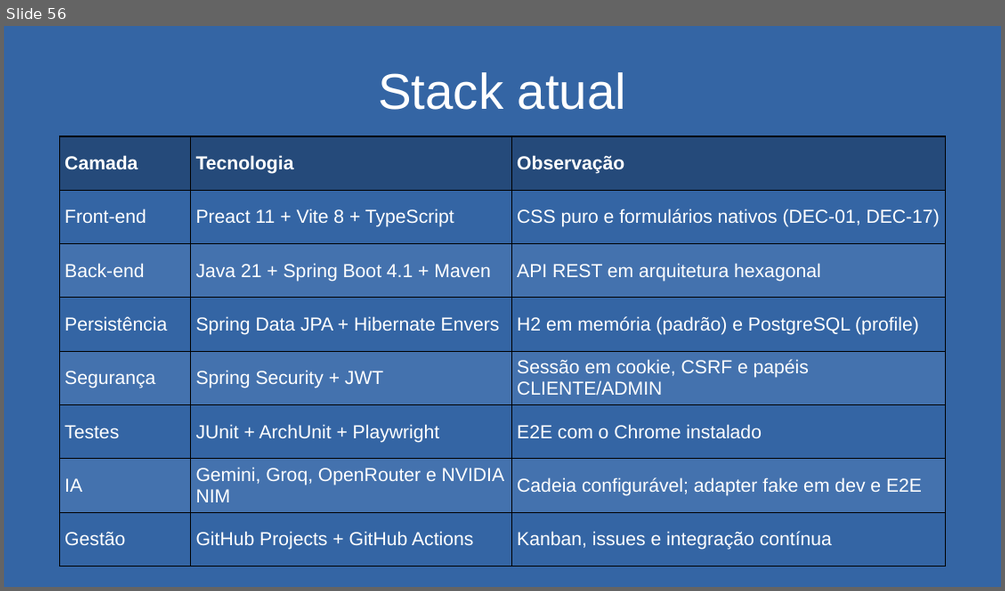
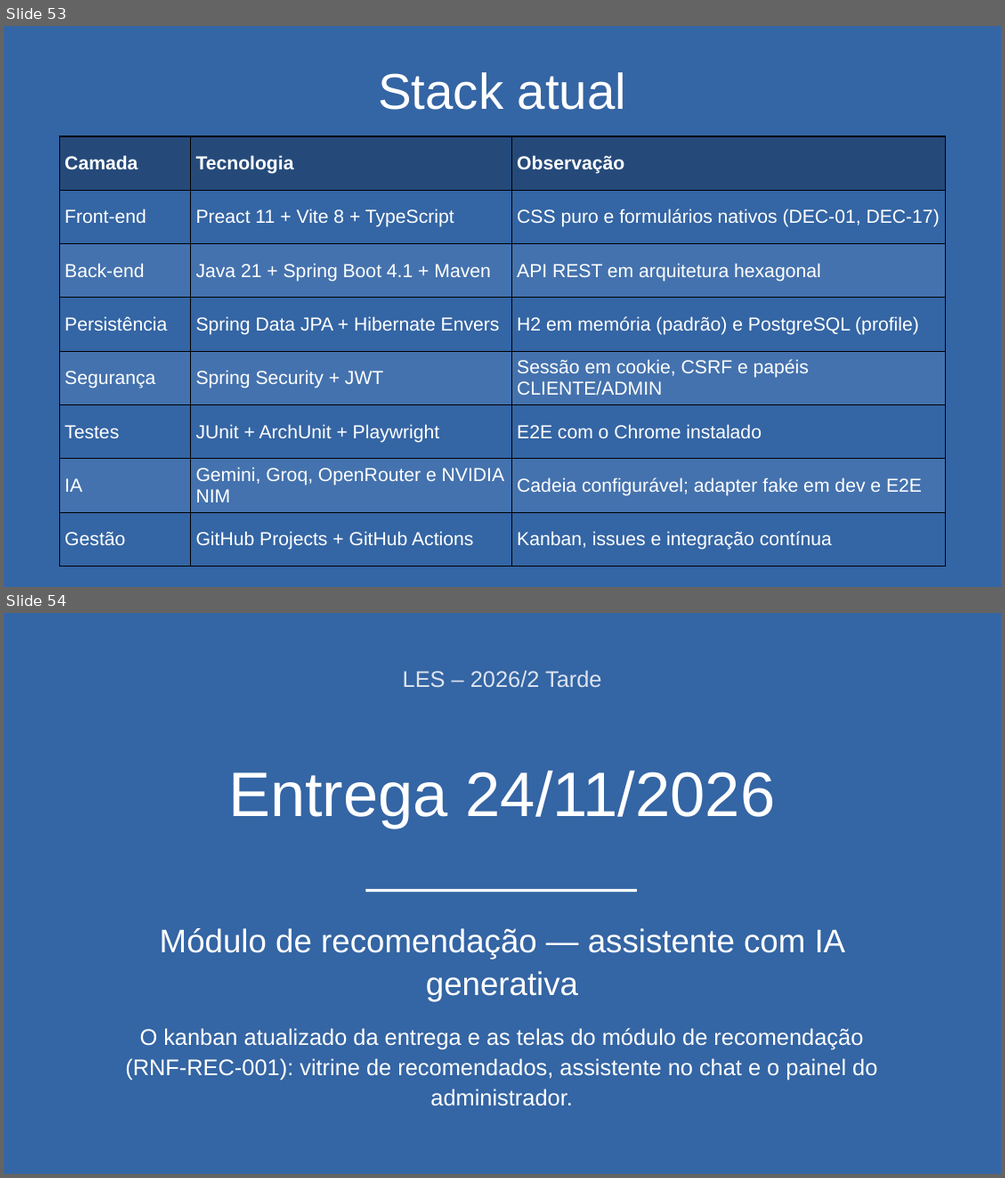
Before and after one commit to matheuskkg/les, a slide deck: docs/entregas/pptxs/24-11/24-11.pptx. Shown one above the other, each under a label of ours: slide 56 before the commit, slides 53 and 54 after it. The pictures are 1005x591 and 1005x1178 pixels, drawn with LibreOffice and Linux fonts; fonts in the diff are those of the drawing. Boxes give left, top, right and bottom in pixels: in the first picture for what was removed or moved away, otherwise in the second. Text is boxed around its words. In the diff, an @@ line names an element or a change of style, - is before the commit and + after.

Commit message:
Corrige a apresentação de 24/11: preserva o 17/11 inteiro e acrescenta só o kanban atualizado e os prints do módulo de recomendação

```diff
--- a/docs/entregas/pptxs/24-11/24-11.pptx
+++ b/docs/entregas/pptxs/24-11/24-11.pptx
@@ slide 54 added at [4,613,1001,1174], background #3465A4 @@
@@ text added at [403,670,601,688], 18 pt, text #DDE4EE @@
+LES – 2026/2 Tarde
@@ text added at [228,771,776,827], 50 pt, text #FFFFFF @@
+Entrega 24/11/2026
@@ rectangle added at [366,889,637,892], fill #FFFFFF @@
@@ text added at [160,928,846,1002], 26 pt, text #FFFFFF @@
+Módulo de recomendação — assistente com IA generativa
@@ text added at [125,1028,877,1106], 18 pt, text #FFFFFF @@
+O kanban atualizado da entrega e as telas do módulo de recomendação (RNF-REC-001): vitrine de recomendados, assistente no chat e o painel do administrador.
@@ what was slide 56 is now slide 53 @@
```
Also in this commit, not shown: 12 slides changed, 11 other slides added, 4 slides removed.
